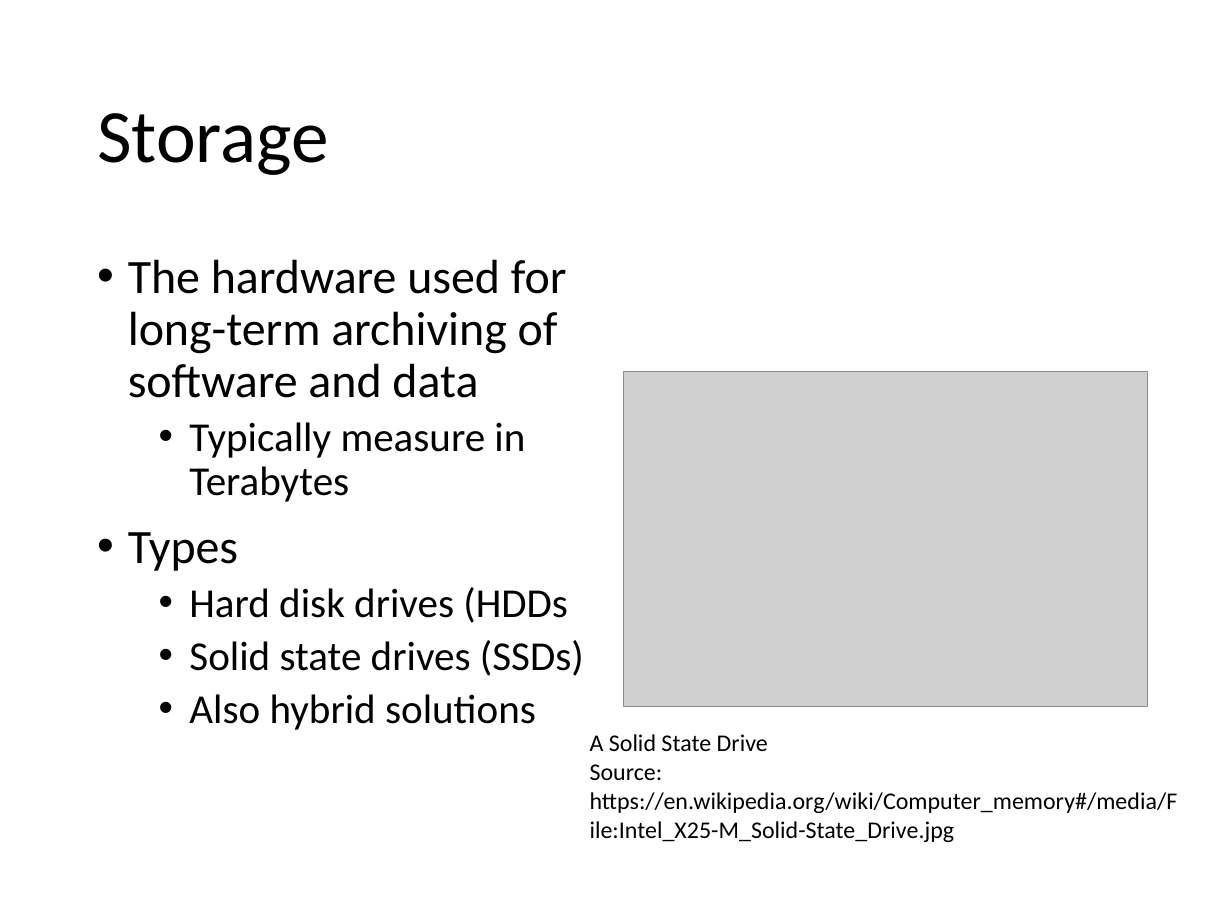
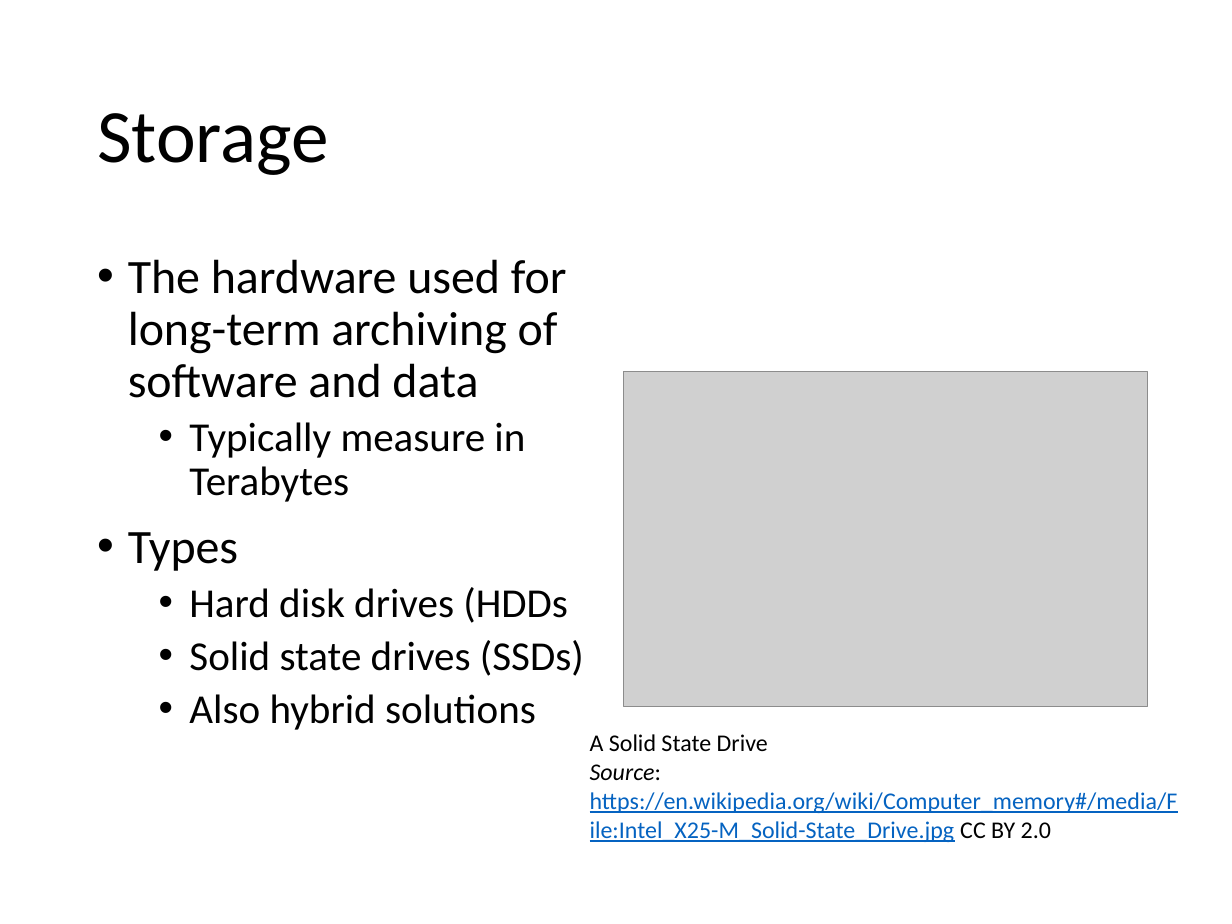
Before and after one commit to alexsingleton/urban_analytics, a slide deck: slide 8 of Slides/02_Lecture.pptx. Drawn at 1232x924 pixels with LibreOffice and Linux fonts; fonts in the diff are those of the drawing; grey boxes stand for pictures. Boxes give left, top, right and bottom in pixels: in the first picture for what was removed or moved away, otherwise in the second. Text is boxed around its words. In the diff, an @@ line names an element or a change of style, - is before the commit and + after.

```diff
--- a/Slides/02_Lecture.pptx
+++ b/Slides/02_Lecture.pptx
@@ text at [590,764,1178,842]: text changed; text colour #000000 to #0563C1 @@
-Source: https://en.wikipedia.org/wiki/Computer_memory#/media/File:Intel_X25-M_Solid-State_Drive.jpg
+Source: https://en.wikipedia.org/wiki/Computer_memory#/media/File:Intel_X25-M_Solid-State_Drive.jpg CC BY 2.0
```
Also in this commit, not shown: 8 other slides changed, 8 other files.
